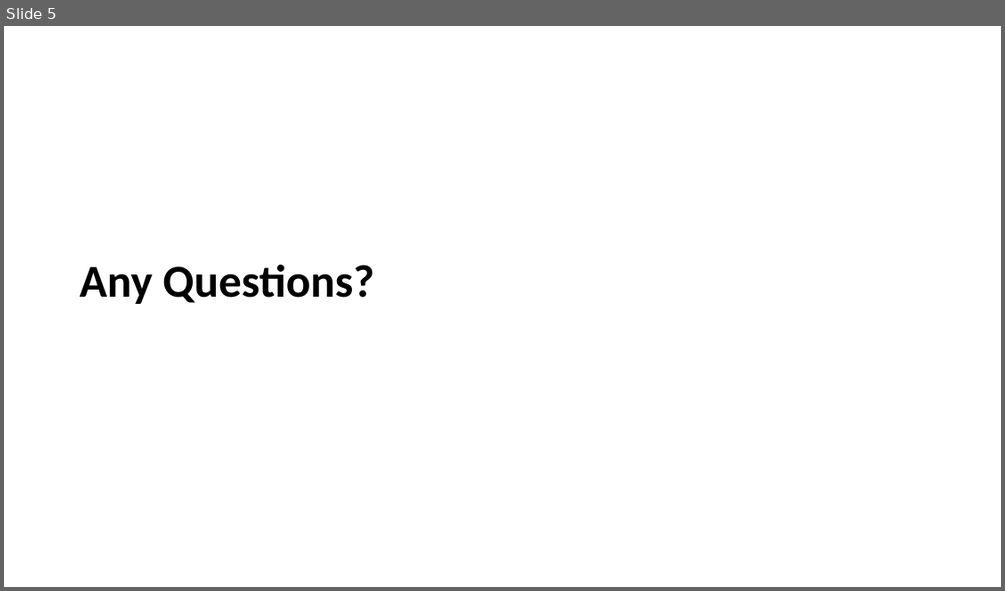
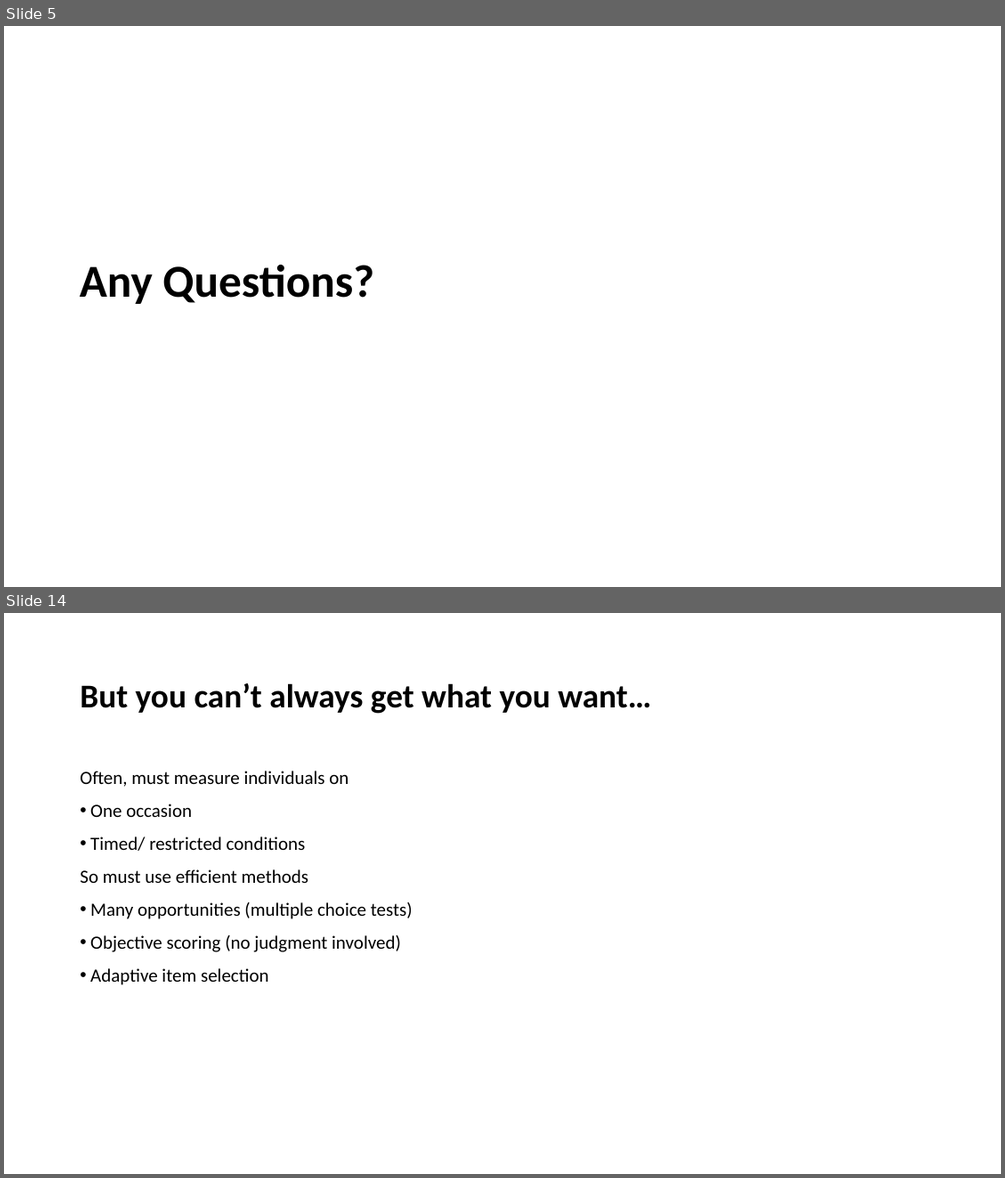
Before and after one commit to LittleMonkeyLab/PS52007Dslides, a slide deck: _site/lectures/Lecture07/Lecture07.pptx. Shown one above the other, each under a label of ours: slide 5 before the commit, slides 5 and 14 after it; the slides between them are not shown. The pictures are 1005x591 and 1005x1178 pixels, drawn with LibreOffice and Linux fonts; fonts in the diff are those of the drawing; background and template pictures are left out. Boxes give left, top, right and bottom in pixels: in the first picture for what was removed or moved away, otherwise in the second. Text is boxed around its words. In the diff, an @@ line names an element or a change of style, - is before the commit and + after.

```diff
--- a/_site/lectures/Lecture07/Lecture07.pptx
+++ b/_site/lectures/Lecture07/Lecture07.pptx
@@ slide 14 added at <box>4,613,1001,1174</box>, background #FFFFFF @@
@@ title added at <box>80,683,651,714</box>, 32 pt, text #000000, bold @@
+But you can’t always get what you want…
@@ text added at <box>80,771,413,985</box>, 18 pt, text #000000 @@
+Often, must measure individuals on
+• One occasion
+• Timed/ restricted conditions
+So must use efficient methods
+• Many opportunities (multiple choice tests)
+• Objective scoring (no judgment involved)
+• Adaptive item selection
```
Also in this commit, not shown: 3 slides changed, 25 other slides added, 2 slides removed, 34 other files.
